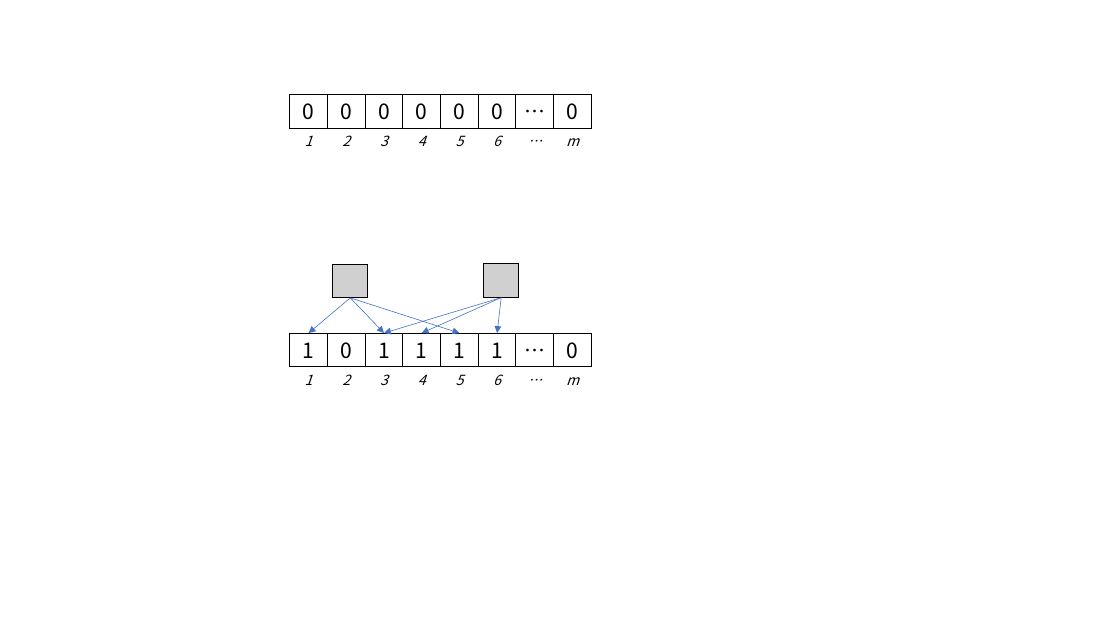
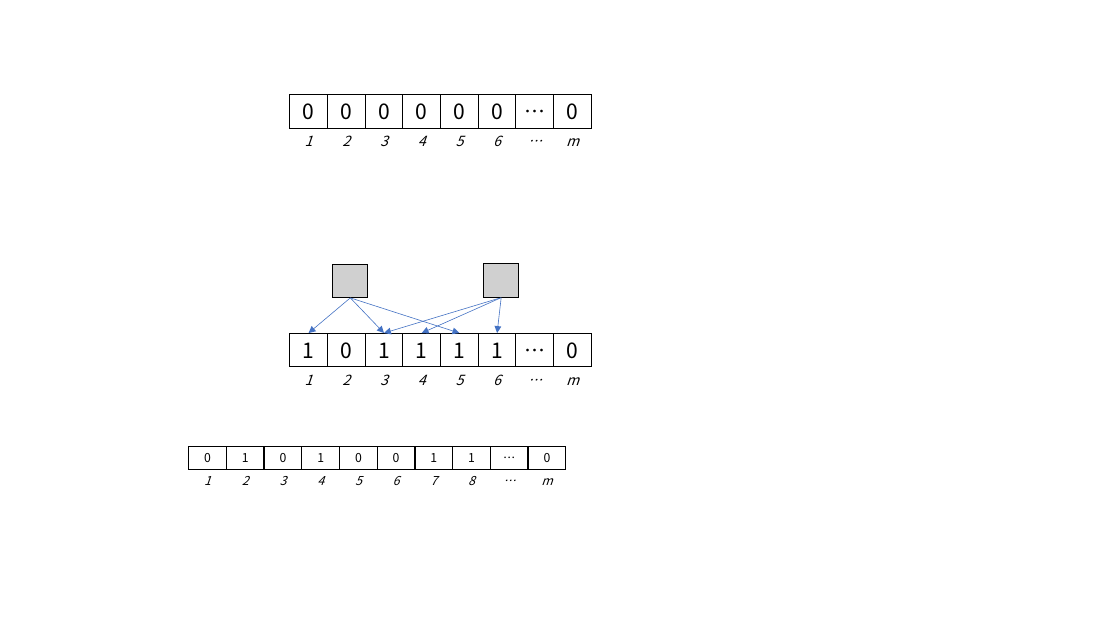
Before and after one commit to yayadi23/BIM, a slide deck: slide 10 of 毕业论文资料/毕业论文图.pptx. Drawn at 1120x630 pixels with LibreOffice and Linux fonts; fonts in the diff are those of the drawing; grey boxes stand for pictures. Boxes give left, top, right and bottom in pixels: in the first picture for what was removed or moved away, otherwise in the second. Text is boxed around its words. In the diff, an @@ line names an element or a change of style, - is before the commit and + after.

```diff
--- a/毕业论文资料/毕业论文图.pptx
+++ b/毕业论文资料/毕业论文图.pptx
@@ rectangle added at (189, 447, 227, 471), outline #000000 0.75 pt, 10.5 pt, text #000000 @@
+0
@@ rectangle added at (227, 447, 265, 471), outline #000000 0.75 pt, 10.5 pt, text #000000 @@
+1
@@ rectangle added at (265, 447, 302, 471), outline #000000 0.75 pt, 10.5 pt, text #000000 @@
+0
@@ rectangle added at (302, 447, 340, 471), outline #000000 0.75 pt, 10.5 pt, text #000000 @@
+1
@@ rectangle added at (339, 447, 377, 471), outline #000000 0.75 pt, 10.5 pt, text #000000 @@
+0
@@ rectangle added at (377, 447, 415, 471), outline #000000 0.75 pt, 10.5 pt, text #000000 @@
+0
@@ rectangle added at (415, 447, 453, 471), outline #000000 0.75 pt, 10.5 pt, text #000000 @@
+1
@@ rectangle added at (453, 447, 491, 471), outline #000000 0.75 pt, 10.5 pt, text #000000 @@
+1
@@ rectangle added at (491, 447, 528, 471), outline #000000 0.75 pt, 10.5 pt, text #000000 @@
+…
@@ rectangle added at (528, 447, 566, 471), outline #000000 0.75 pt, 10.5 pt, text #000000 @@
+0
@@ text added at (204, 476, 211, 485), 10.5 pt, text #000000, italic @@
+1
@@ text added at (242, 476, 249, 485), 10.5 pt, text #000000, italic @@
+2
@@ text added at (280, 476, 287, 485), 10.5 pt, text #000000, italic @@
+3
@@ text added at (317, 476, 324, 485), 10.5 pt, text #000000, italic @@
+4
@@ text added at (355, 476, 362, 485), 10.5 pt, text #000000, italic @@
+5
@@ text added at (393, 476, 400, 485), 10.5 pt, text #000000, italic @@
+6
@@ text added at (430, 476, 437, 485), 10.5 pt, text #000000, italic @@
+7
@@ text added at (468, 476, 475, 485), 10.5 pt, text #000000, italic @@
+8
@@ text added at (491, 469, 528, 492), 10.5 pt, text #000000, italic @@
+…
@@ text added at (541, 478, 552, 485), 10.5 pt, text #000000, italic @@
+m
```
Also in this commit, not shown: 6 other files.
